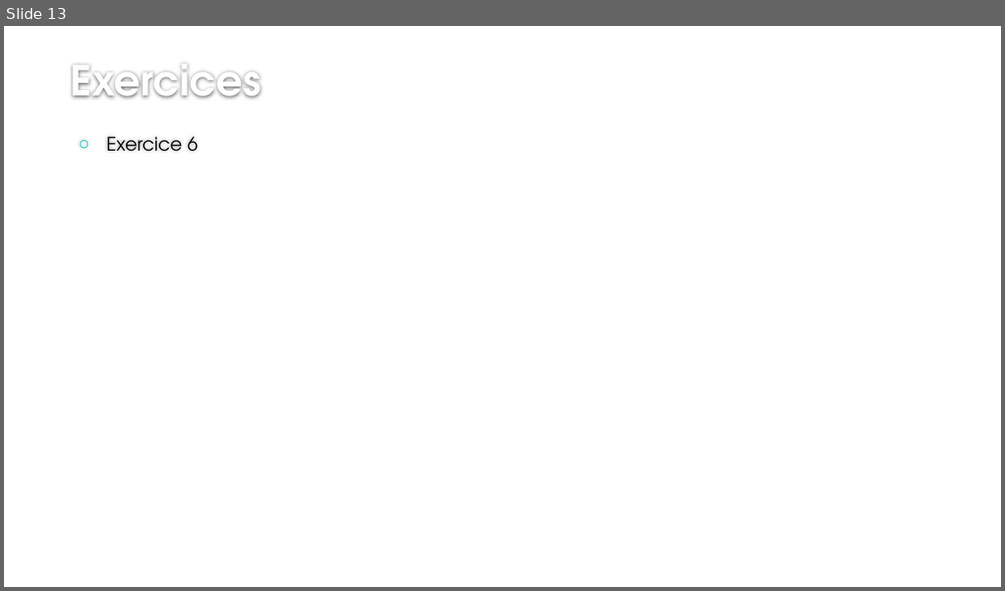
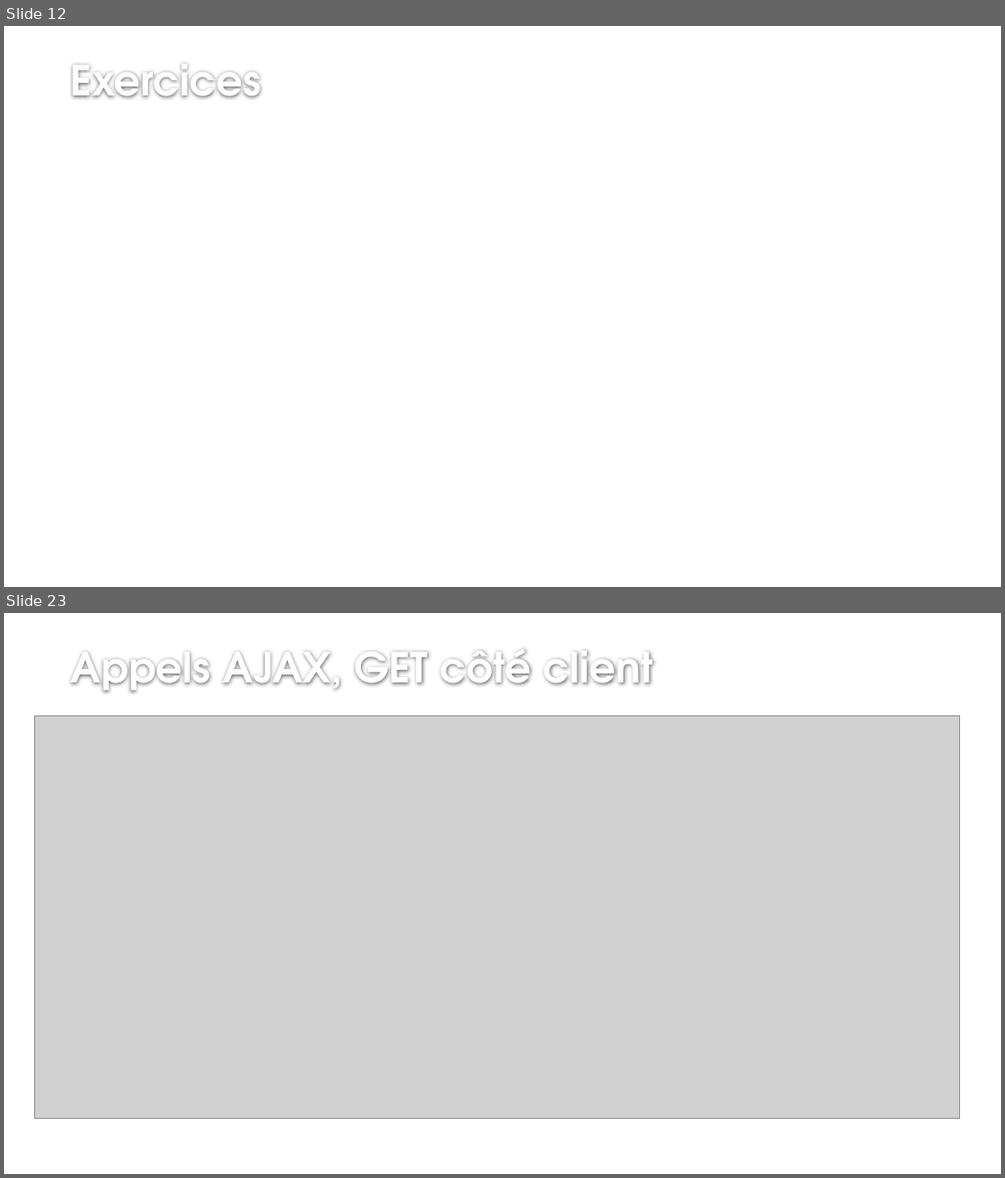
Before and after one commit to jcchalte/PresentationsCCI, a slide deck: 2018-2019/C#/ASP.Net/Cours 2/Introduction au développement Web en ASP - 5 .pptx. Shown one above the other, each under a label of ours: slide 13 before the commit, slides 12 and 23 after it; the slides between them are not shown. The pictures are 1005x591 and 1005x1178 pixels, drawn with LibreOffice and Linux fonts; fonts in the diff are those of the drawing; grey boxes stand for pictures; background and template pictures are left out. Boxes give left, top, right and bottom in pixels: in the first picture for what was removed or moved away, otherwise in the second. Text is boxed around its words. In the diff, an @@ line names an element or a change of style, - is before the commit and + after.

Commit message:
Ajouts page disposition et AJAX

```diff
--- a/2018-2019/C#/ASP.Net/Cours 2/Introduction au développement Web en ASP - 5 .pptx
+++ b/2018-2019/C#/ASP.Net/Cours 2/Introduction au développement Web en ASP - 5 .pptx
@@ slide 23 added at (x1=4, y1=613, x2=1001, y2=1174), background #FFFFFF @@
@@ title added at (x1=71, y1=649, x2=654, y2=693), 40 pt, text #FEFEFE, bold @@
+Appels AJAX, GET côté client
@@ picture added at (x1=34, y1=716, x2=960, y2=1119) @@
@@ what was slide 13 is now slide 12 @@
@@ slide 12 changed as well @@
@@ text removed at (x1=106, y1=136, x2=198, y2=151) @@
-○ Exercice 6
```
Also in this commit, not shown: 13 other slides added, 1 slide removed.
